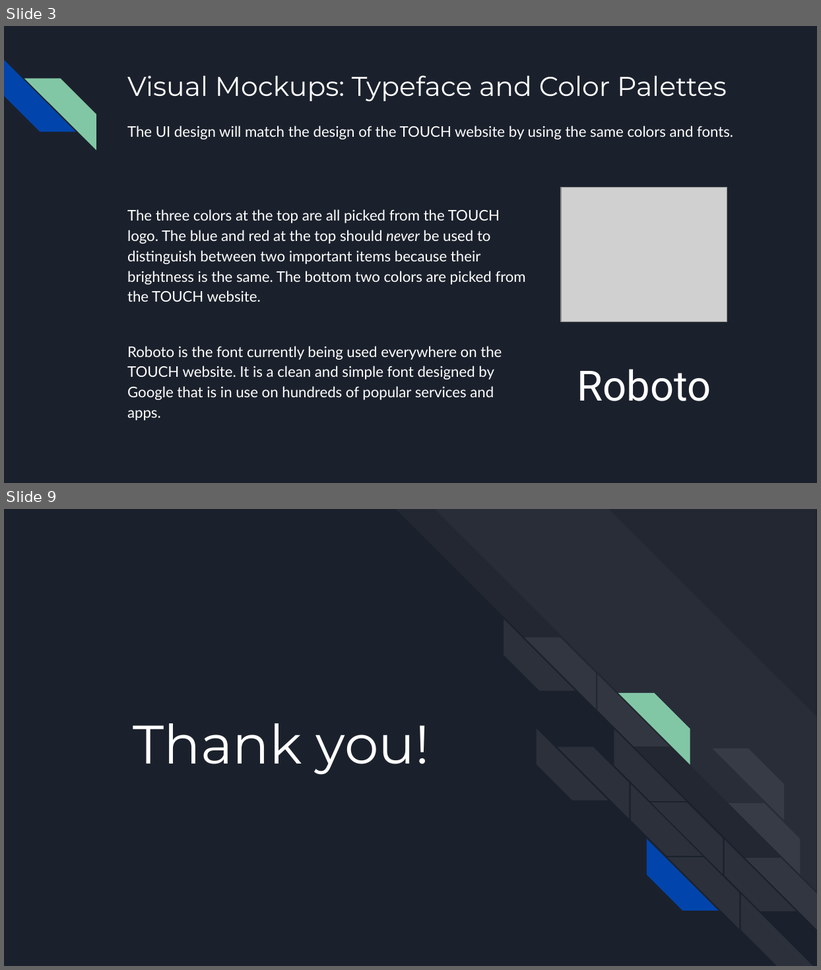
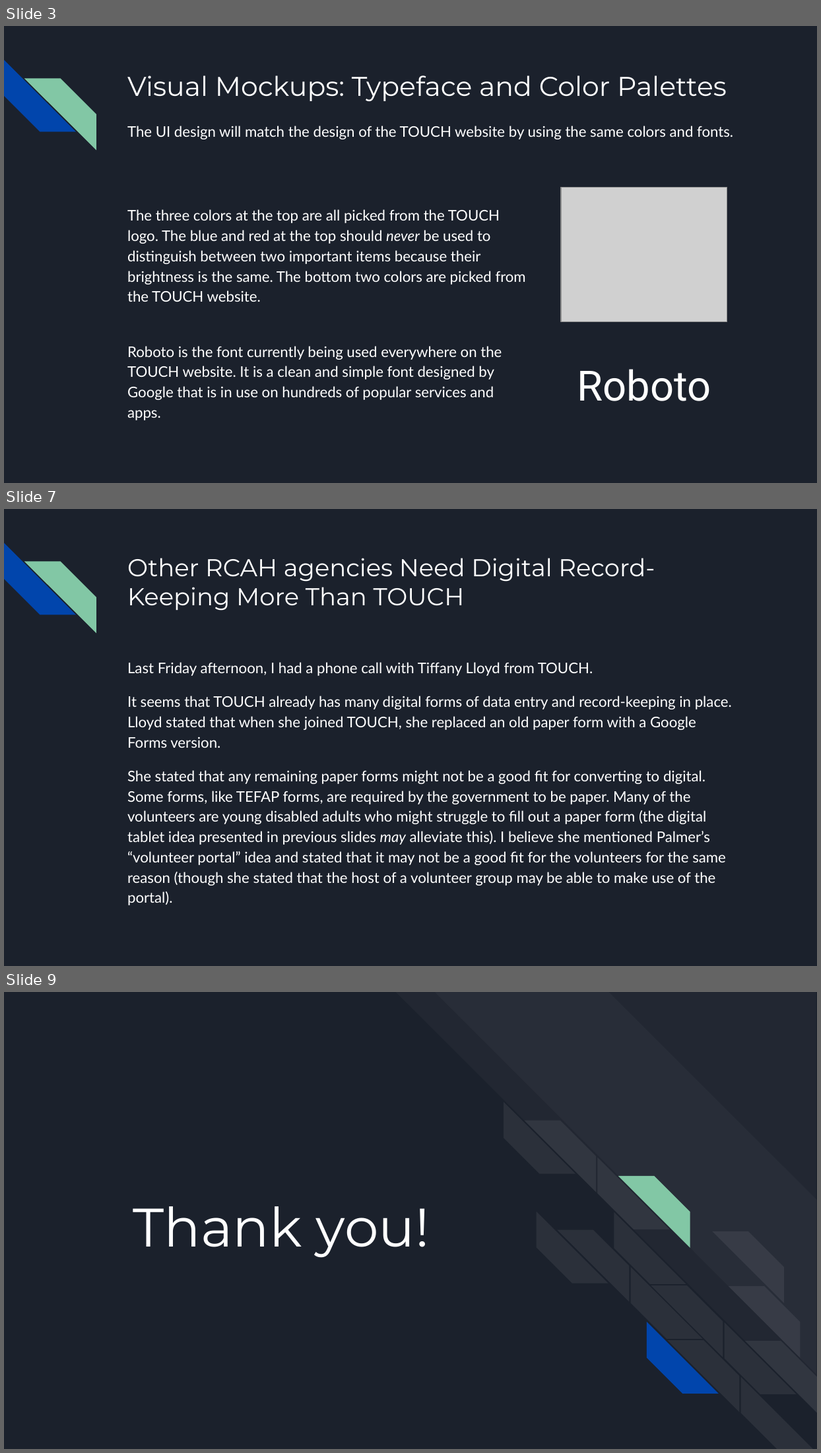
Before and after one commit to Thysbelon/Thysbelon.github.io, a slide deck: content/New-Media-Projects/Empathize/Midterm Presentation.pptx. Shown one above the other, each under a label of ours: slides 3 and 9 before the commit, slides 3, 7 and 9 after it; the slides between them are not shown. The pictures are 821x970 and 821x1453 pixels, drawn with LibreOffice and Linux fonts; fonts in the diff are those of the drawing; grey boxes stand for pictures. Boxes give left, top, right and bottom in pixels: in the first picture for what was removed or moved away, otherwise in the second. Text is boxed around its words. In the diff, an @@ line names an element or a change of style, - is before the commit and + after.

```diff
--- a/content/New-Media-Projects/Empathize/Midterm Presentation.pptx
+++ b/content/New-Media-Projects/Empathize/Midterm Presentation.pptx
@@ slide 7 added at (4,509,817,966), background #1B212C; not listed: 2 template elements that a slide beside it also shows @@
@@ title added at (127,558,655,611), 21.6 pt, text #FFFFFF @@
+Other RCAH agencies Need Digital Record-Keeping More Than TOUCH
@@ text added at (127,662,732,906), 13 pt, text #FFFFFF @@
+Last Friday afternoon, I had a phone call with Tiffany Lloyd from TOUCH.
+It seems that TOUCH already has many digital forms of data entry and record-keeping in place. Lloyd stated that when she joined TOUCH, she replaced an old paper form with a Google Forms version.
+She stated that any remaining paper forms might not be a good fit for converting to digital. Some forms, like TEFAP forms, are required by the government to be paper. Many of the volunteers are young disabled adults who might struggle to fill out a paper form (the digital tablet idea presented in previous slides may alleviate this). I believe she mentioned Palmer’s “volunteer portal” idea and stated that it may not be a good fit for the volunteers for the same reason (though she stated that the host of a volunteer group may be able to make use of the portal).
```
Also in this commit, not shown: 3 slides changed, 1 other slide added, 2 slides removed, 4 other files.
